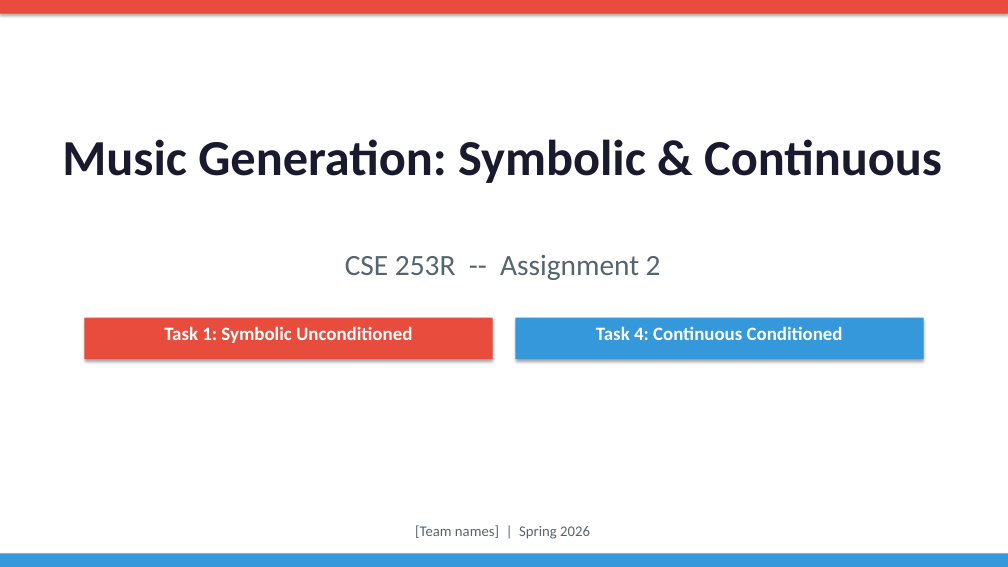
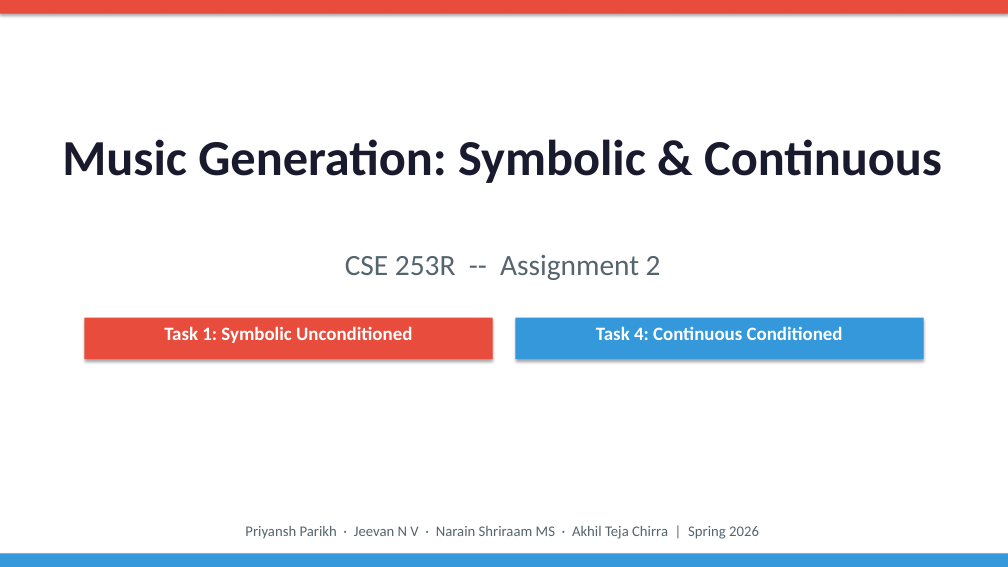
Before and after one commit to achirra-cypher/cse253r-assignment2, a slide deck: slide 1 of slides/presentation.pptx. Drawn at 1008x567 pixels with LibreOffice and Linux fonts; fonts in the diff are those of the drawing. Boxes give left, top, right and bottom in pixels: in the first picture for what was removed or moved away, otherwise in the second. Text is boxed around its words. In the diff, an @@ line names an element or a change of style, - is before the commit and + after.

```diff
--- a/slides/presentation.pptx
+++ b/slides/presentation.pptx
@@ text at bbox=[245, 526, 759, 539]: text changed @@
-[Team names] | Spring 2026
+Priyansh Parikh · Jeevan N V · Narain Shriraam MS · Akhil Teja Chirra | Spring 2026
```
Also in this commit, not shown: 5 other files.
